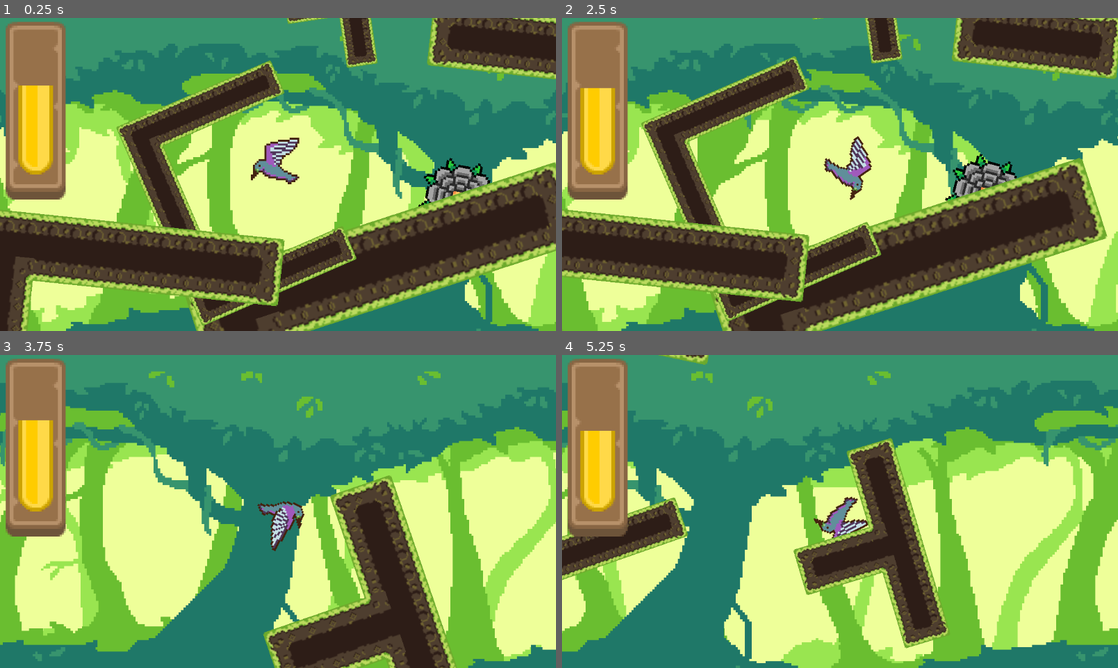
Above: before the commit, frames 1-4 (two rows, left to right).
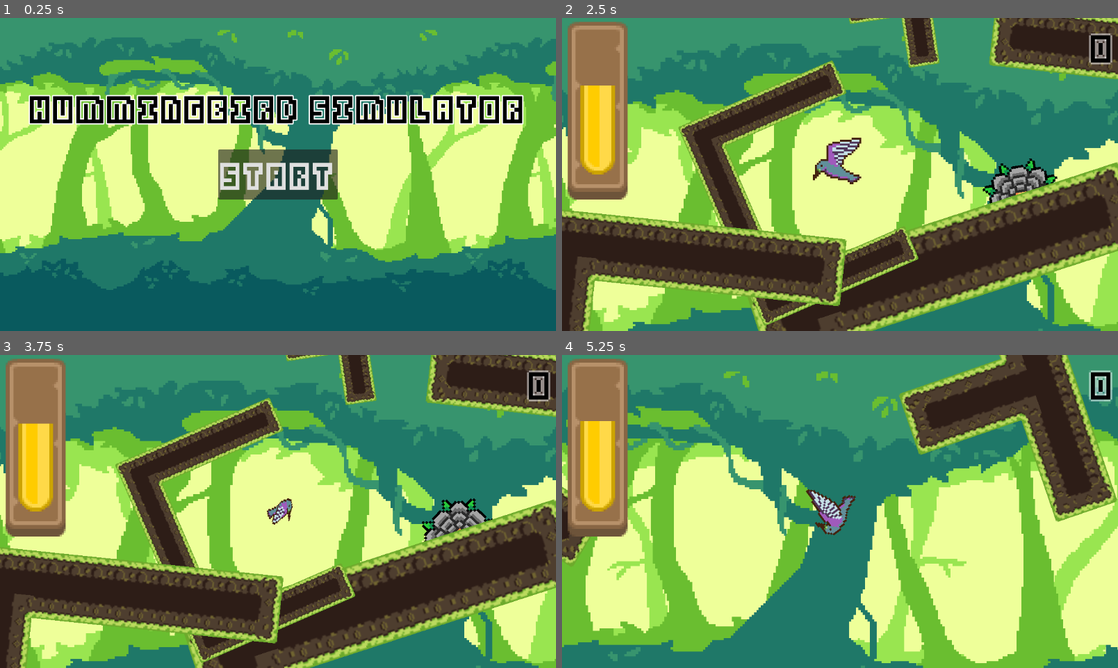
Above: after the commit, the same moments.

Repository: GuyWithaPC/HummingbirdSimulator
Game: Godot game, scene res://Scenes/TitleScreen.tscn
Two runs of this game, one before a commit and one after it. Both use one fixed random seed, a clock stepped at 60 frames per second and the inputs below. Before the commit the project starts from res://Scenes/MainLevel.tscn.
Inputs (mouse positions are in pixels of both pictures, inside the frame that each line leads up to):
- Up to frame 1 (0.25 s): no input
- Up to frame 2 (2.5 s): click (840, 174) at 0.5 s, where only the run after the commit has a clickable "START"; hold D (right) from 1.28 s (still down); tap W (up) at 1.35, 1.52, 1.82, 2.1, 2.27 s
- Up to frame 3 (3.75 s): tap W (up) at 2.57, 2.85, 3.6 s; release D (right) at 2.78 s; hold A (left) 2.78-3.53 s; hold D (right) from 3.53 s (still down)
- Up to frame 4 (5.25 s): tap W (up) at 3.77, 4.07, 4.35, 4.52, 4.82, 5.1 s; release D (right) at 5.03 s; hold A (left) from 5.03 s (still down)

The runs differ from the first frame. In frame 1, 85% of the frame differs, in the area x 0-100%, y 0-100%; in frame 2, 39%; in frame 3, 72%; in frame 4, 65%.

Commit message:
integrated all the changes, gameplay loop complete (also fixed a bug where freed flowers would cause crashes)

Diff:
--- a/Prefabs/Player.tscn
+++ b/Prefabs/Player.tscn
@@ -7,6 +7,7 @@
 [ext_resource type="Texture2D" uid="uid://cocgdt3vv3x73" path="res://Sprites/Forest/Parallax/1.png" id="4_8ywe3"]
 [ext_resource type="Texture2D" uid="uid://bu8dwkgvv28vd" path="res://Sprites/GUI/progressbar_front.png" id="4_k0lio"]
 [ext_resource type="Texture2D" uid="uid://cpue3eyw7544q" path="res://Sprites/Forest/Parallax/2.png" id="5_gyq3f"]
+[ext_resource type="FontFile" uid="uid://dchw1m33mtm5t" path="res://Fonts/Kenney Blocks.ttf" id="5_vfxw7"]
 [ext_resource type="Texture2D" uid="uid://cqpelaiehkdmr" path="res://Sprites/Forest/Parallax/3.png" id="6_57doj"]
 [ext_resource type="Texture2D" uid="uid://bg5yl878uuag2" path="res://Sprites/Forest/Parallax/4.png" id="7_dc86v"]
 [ext_resource type="AudioStream" uid="uid://qxbdweacbtmk" path="res://Audio/begin.ogg" id="10_1o7s2"]
@@ -60,6 +61,20 @@
 texture_under = ExtResource("3_dj04a")
 texture_progress = ExtResource("4_k0lio")
 texture_progress_offset = Vector2(6.5, 10)
+
+[node name="Score" type="Label" parent="Camera/GUI"]
+texture_filter = 1
+layout_mode = 0
+offset_left = 102.0
+offset_top = -78.0
+offset_right = 142.0
+offset_bottom = -51.0
+theme_override_colors/font_color = Color(0, 0, 0, 1)
+theme_override_colors/font_outline_color = Color(1, 1, 1, 1)
+theme_override_constants/outline_size = 2
+theme_override_fonts/font = ExtResource("5_vfxw7")
+text = "0"
+horizontal_alignment = 2
 
 [node name="Background" type="ParallaxBackground" parent="Camera"]
 scale = Vector2(1.2, 1.2)
--- a/Scenes/EndScreen.tscn
+++ b/Scenes/EndScreen.tscn
@@ -85,6 +85,7 @@
 texture = ExtResource("5_ubfe4")
 
 [node name="Score" type="Label" parent="."]
+layout_mode = 0
 offset_top = 137.0
 offset_right = 1152.0
 offset_bottom = 236.0
@@ -98,6 +99,7 @@
 vertical_alignment = 1
 
 [node name="Hiscore" type="Label" parent="."]
+layout_mode = 0
 offset_top = 415.0
 offset_right = 1152.0
 offset_bottom = 514.0
--- a/Scenes/TitleScreen.tscn
+++ b/Scenes/TitleScreen.tscn
@@ -1,6 +1,7 @@
-[gd_scene load_steps=7 format=3 uid="uid://cdomsx680v3f"]
+[gd_scene load_steps=8 format=3 uid="uid://cdomsx680v3f"]
 
 [ext_resource type="Texture2D" uid="uid://8m2oicjhqjgd" path="res://Sprites/Forest/Parallax/0.png" id="1_n6t4f"]
+[ext_resource type="Script" path="res://Scripts/TitleScreen.gd" id="1_svn42"]
 [ext_resource type="Texture2D" uid="uid://cocgdt3vv3x73" path="res://Sprites/Forest/Parallax/1.png" id="2_bucc3"]
 [ext_resource type="Texture2D" uid="uid://cpue3eyw7544q" path="res://Sprites/Forest/Parallax/2.png" id="3_nqxm3"]
 [ext_resource type="Texture2D" uid="uid://cqpelaiehkdmr" path="res://Sprites/Forest/Parallax/3.png" id="4_brfwq"]
@@ -14,6 +15,7 @@
 anchor_bottom = 1.0
 grow_horizontal = 2
 grow_vertical = 2
+script = ExtResource("1_svn42")
 
 [node name="Background" type="ParallaxBackground" parent="."]
 scale = Vector2(3.61, 3.61)
@@ -111,3 +113,5 @@
 theme_override_fonts/font = ExtResource("6_s74yv")
 theme_override_font_sizes/font_size = 64
 text = "START"
+
+[connection signal="pressed" from="StartButton" to="." method="_on_start_button_pressed"]
--- a/Scripts/Flower.gd
+++ b/Scripts/Flower.gd
@@ -22,6 +22,7 @@
 		get_parent().add_child(boom_instance)
 		boom_instance.position = self.position
 		self.queue_free()
+		return -69
 	return nectar_returned
 
 
--- a/Scripts/PlayerController.gd
+++ b/Scripts/PlayerController.gd
@@ -11,26 +11,48 @@
 
 var timer = 3.0 / 1.5
 
+var dead_timer = 2.0
+
 var nectar = 2.0
 
 var look_out = false
 
 var loser = false
 
+var generated = false
+
+var score = 0
+
 func _ready():
+	# get out of walls
+	move_and_slide()
+
+func generation_finished():
+	generated = true
 	$Begin.play()
 
 func adjust_throttle(amount: float):
 	throttle = clamp(throttle + amount,0,MAX_THROTTLE)
 
 func _process(delta: float):
+	if !generated:
+		return
 	if loser:
+		dead_timer -= delta
+		if dead_timer < 0:
+			get_node("/root/Globals").scored(score)
+			get_tree().change_scene_to_file("res://Scenes/EndScreen.tscn")
 		return
 	$Camera/GUI/ProgressBar.value = nectar
 	for area in $Beak.get_overlapping_areas():
 		if !area.is_in_group("Flowers"):
 			continue
-		nectar = clamp(nectar + area.get_nectar(delta),0,3)
+		var got_nectar = area.get_nectar(delta)
+		if got_nectar == -69:
+			score += 1
+			$Camera/GUI/Score.text = str(score)
+		else:
+			nectar = clamp(nectar + got_nectar,0,3)
 	if (timer <= 0):
 		nectar -= (throttle / MAX_THROTTLE) * (delta / 5)
 		if nectar < 1 and !look_out:
@@ -47,6 +69,8 @@
 			$Music.stop()
 
 func _physics_process(delta: float):
+	if !generated:
+		return
 	if loser:
 		return
 	if (timer > 0):
--- /dev/null
+++ b/Scripts/TitleScreen.gd
@@ -0,0 +1,5 @@
+extends Control
+
+
+func _on_start_button_pressed():
+	get_tree().change_scene_to_file("res://Scenes/MainLevel.tscn")
--- a/Scripts/procedural.gd
+++ b/Scripts/procedural.gd
@@ -18,11 +18,20 @@
 # @onready var _grid_drawer := $GridDrawer
 @onready var _player := $Player
 
+@onready var setup_timer = Timer.new()
 
 func _ready() -> void:
 	generate()
+	self.add_child(setup_timer)
+	setup_timer.wait_time = 1
+	setup_timer.one_shot = true
+	setup_timer.connect("timeout", start)
+	setup_timer.start()
 	# _grid_drawer.setup(sector_size, sector_axis_count)
 
+func start():
+	setup_timer.queue_free()
+	_player.generation_finished()
 
 func _physics_process(_delta: float) -> void:
 	var sector_offset := Vector2.ZERO
--- a/Scripts/worldgenerator.gd
+++ b/Scripts/worldgenerator.gd
@@ -105,7 +105,9 @@
 		if _sectors.has(key):
 			var sector_data: Array = _sectors[key]
 			for d in sector_data:
-				d.queue_free()
+				if is_instance_valid(d):
+					if !d.is_queued_for_deletion():
+						d.queue_free()
 			var _found := _sectors.erase(key)
 
 	# And now we're done updating the world, we update the `_current_sector`.
--- a/project.godot
+++ b/project.godot
@@ -11,10 +11,9 @@
 [application]
 
 config/name="Hummingbird Simulator"
-run/main_scene="res://Scenes/MainLevel.tscn"
+run/main_scene="res://Scenes/TitleScreen.tscn"
 config/features=PackedStringArray("4.1", "GL Compatibility")
 config/icon="res://icon.svg"
-
 
 [autoload]
 
Not shown: 1 places in Prefabs/Player.tscn that only renumber resources
Not shown: 1 places in Scenes/MainLevel.tscn that only renumber resources
